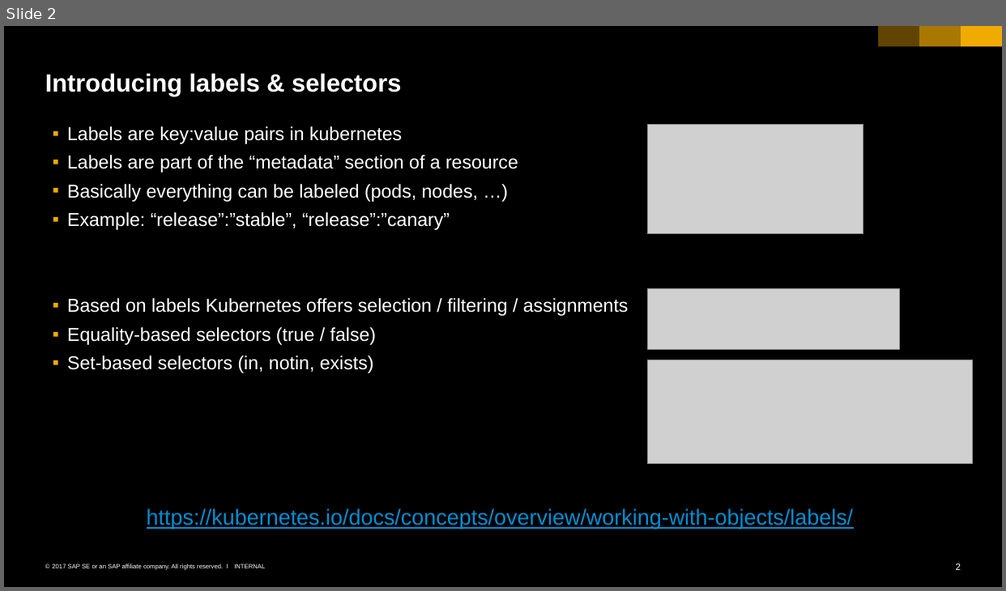
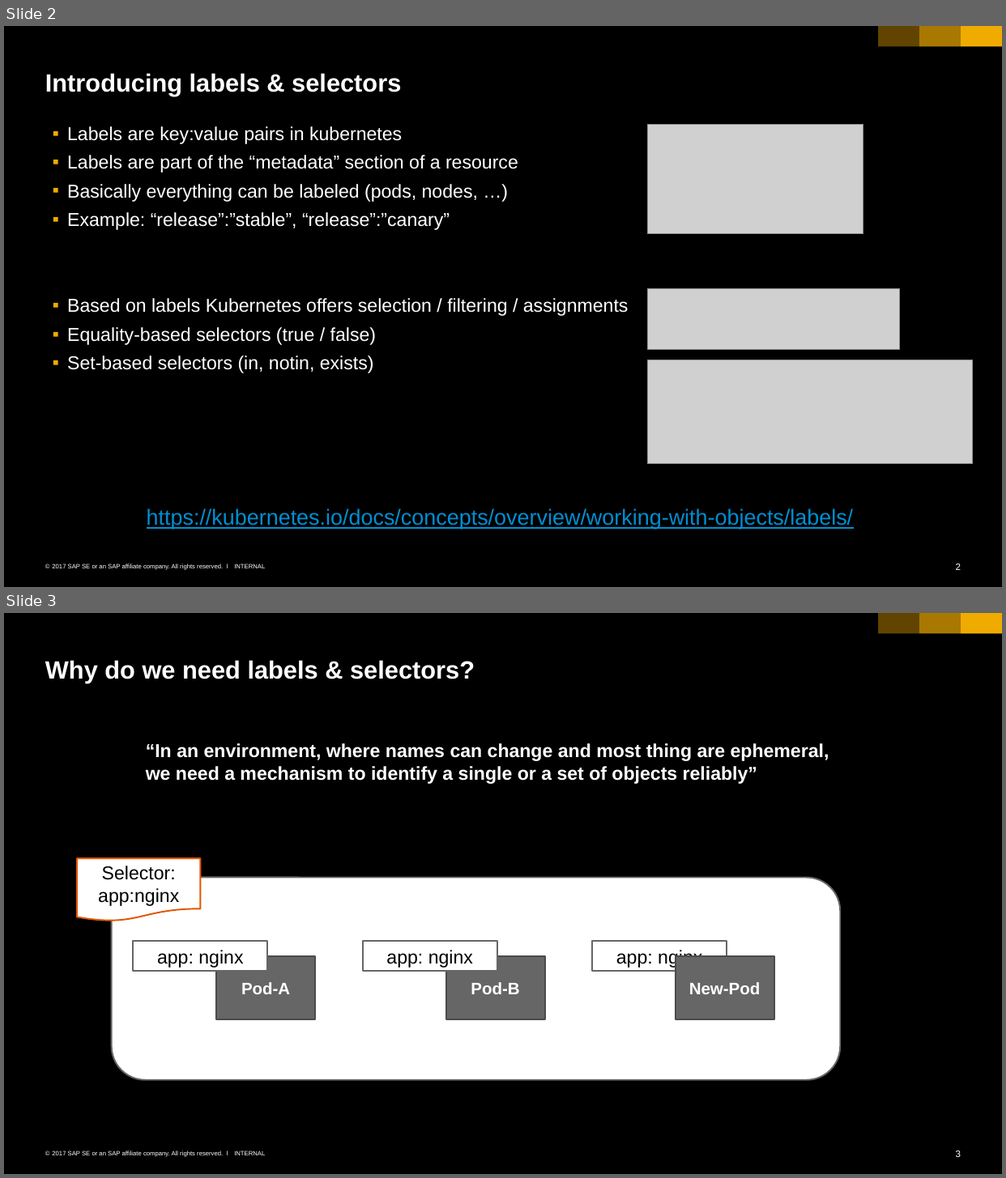
Before and after one commit to cuijiyao01/docker-k8s-training, a slide deck: kubernetes/03_labels_and_deployments.pptx. Shown one above the other, each under a label of ours: slide 2 before the commit, slides 2 and 3 after it. The pictures are 1006x591 and 1006x1178 pixels, drawn with LibreOffice and Linux fonts; fonts in the diff are those of the drawing; grey boxes stand for pictures. Boxes give left, top, right and bottom in pixels: in the first picture for what was removed or moved away, otherwise in the second. Text is boxed around its words. In the diff, an @@ line names an element or a change of style, - is before the commit and + after.

Commit message:
more detailed explanation for labels

```diff
--- a/kubernetes/03_labels_and_deployments.pptx
+++ b/kubernetes/03_labels_and_deployments.pptx
@@ slide 3 added at bbox=[4, 613, 1002, 1174], background #000000; not listed: 6 template elements that a slide beside it also shows @@
@@ title added at bbox=[45, 660, 475, 683], 24 pt, text #FFFFFF, bold @@
+Why do we need labels & selectors?
@@ text added at bbox=[146, 743, 829, 784], 18 pt, text #FFFFFF, bold @@
+  “In an environment, where names can change and most thing are ephemeral, we need a mechanism to identify a single or a set of objects reliably”
@@ flow chart document added at bbox=[78, 858, 201, 921], fill #FFFFFF, outline #E35500 1.5 pt, 18 pt, text #000000 @@
+Selector: app:nginx
@@ rounded rectangle added at bbox=[112, 877, 841, 1080], fill #FFFFFF, outline #666666 1.5 pt @@
@@ rectangle added at bbox=[133, 941, 267, 971], fill #FFFFFF, outline #666666 1.5 pt, 18 pt, text #000000 @@
+app: nginx
@@ rectangle added at bbox=[362, 941, 497, 971], fill #FFFFFF, outline #666666 1.5 pt, 18 pt, text #000000 @@
+app: nginx
@@ rectangle added at bbox=[592, 941, 727, 971], fill #FFFFFF, outline #666666 1.5 pt, 18 pt, text #000000 @@
+app: nginx
@@ rectangle added at bbox=[216, 956, 315, 1020], fill #666666, outline #4B4B4B 1.5 pt, 16 pt, text #FFFFFF, bold @@
+Pod-A
@@ rectangle added at bbox=[446, 956, 545, 1020], fill #666666, outline #4B4B4B 1.5 pt, 16 pt, text #FFFFFF, bold @@
+Pod-B
@@ rectangle added at bbox=[675, 956, 774, 1020], fill #666666, outline #4B4B4B 1.5 pt, 16 pt, text #FFFFFF, bold @@
+New-Pod
```
Also in this commit, not shown: 2 slides changed.
